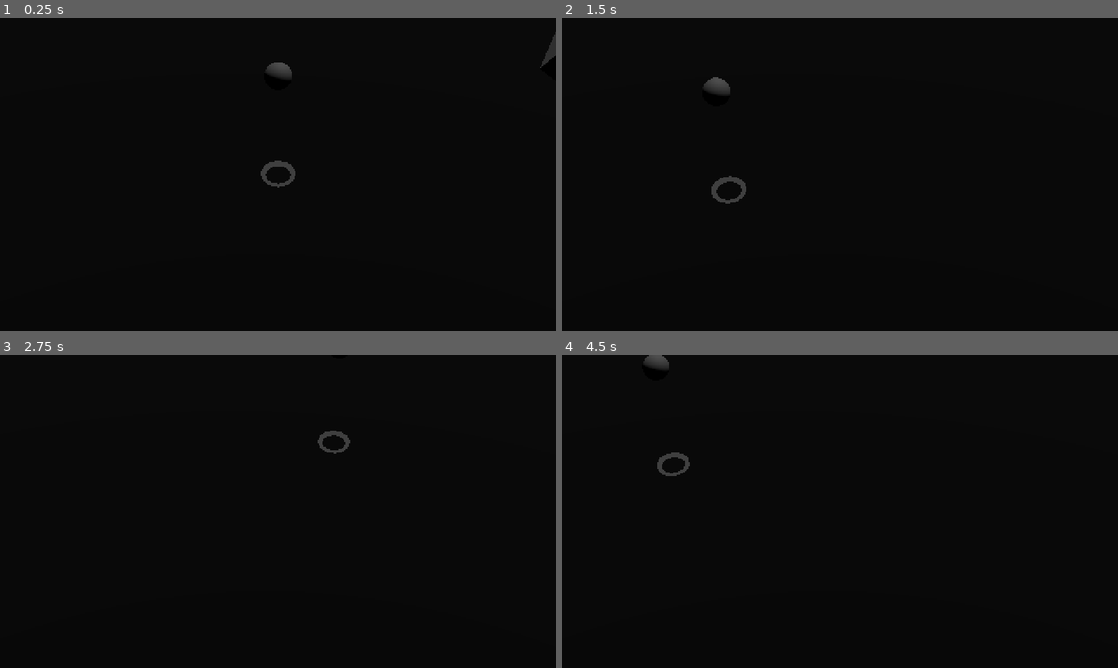
Above: before the commit, frames 1-4 (two rows, left to right).
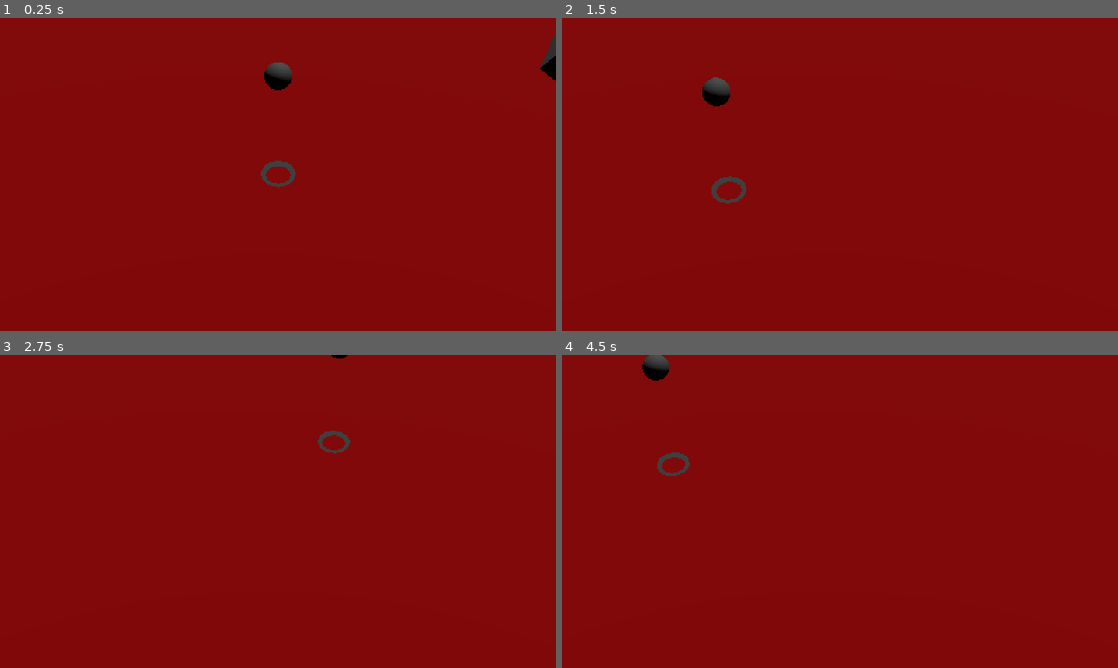
Above: after the commit, the same moments.

Repository: nulture/micro_jam_017_islands
Game: Godot game, scene res://scenes/world.tscn
Same seed, same stepped clock (60 frames per second), same inputs: the game is played once before the commit and once after it.
Inputs (mouse positions are in pixels of both pictures, inside the frame that each line leads up to):
- Up to frame 1 (0.25 s): no input
- Up to frame 2 (1.5 s): move the mouse to (962, 158) at 0.52 s; tap S (camera_down) at 0.6 s; tap Enter at 1.25 s; move the mouse to (728, 190) at 1.27 s; tap A (camera_left) at 1.35 s
- Up to frame 3 (2.75 s): tap Space at 2 s; move the mouse to (333, 442) at 2.02 s; tap D (camera_right) at 2.1 s
- Up to frame 4 (4.5 s): tap Enter at 2.75, 4.25 s; move the mouse to (812, 574) at 2.77 s; tap Shift (camera_sprint) at 2.85 s; tap Space at 3.5 s; move the mouse to (1006, 558) at 3.52 s; tap W (camera_up) at 3.6 s; move the mouse to (673, 464) at 4.27 s; tap 1 (tool_slot_1) at 4.35 s

The runs differ from the first frame. In frame 1, 99% of the frame differs, in the area x 0-100%, y 0-100%; in frame 2, 99%; in frame 3, 100%; in frame 4, 99%.

Commit message:
Added colors to terrain shader

Diff:
--- a/assets/shaders/world_terrain.tres
+++ b/assets/shaders/world_terrain.tres
@@ -1,39 +1,72 @@
-[gd_resource type="VisualShader" load_steps=16 format=3 uid="uid://bux13181thg4m"]
-
-[ext_resource type="Texture2D" uid="uid://dcrjc8p1lpn6w" path="res://assets/textures/t_grid_bw.png" id="1_yq6vl"]
-
-[sub_resource type="VisualShaderNodeParameterRef" id="VisualShaderNodeParameterRef_cf63i"]
+[gd_resource type="VisualShader" load_steps=27 format=3 uid="uid://bux13181thg4m"]
+
+[sub_resource type="VisualShaderNodeColorConstant" id="VisualShaderNodeColorConstant_ydwyn"]
+constant = Color(1, 0, 0, 1)
+
+[sub_resource type="VisualShaderNodeColorConstant" id="VisualShaderNodeColorConstant_bc3di"]
+constant = Color(0, 1, 0, 1)
+
+[sub_resource type="VisualShaderNodeColorConstant" id="VisualShaderNodeColorConstant_8aj5y"]
+constant = Color(0, 0, 1, 1)
+
+[sub_resource type="VisualShaderNodeTexture2DParameter" id="VisualShaderNodeTexture2DParameter_en60m"]
+parameter_name = "paint"
+color_default = 1
+texture_repeat = 2
+
+[sub_resource type="VisualShaderNodeTexture" id="VisualShaderNodeTexture_b7vdd"]
+source = 5
+
+[sub_resource type="VisualShaderNodeVectorDecompose" id="VisualShaderNodeVectorDecompose_kxlsd"]
+
+[sub_resource type="VisualShaderNodeMix" id="VisualShaderNodeMix_s5l6s"]
+default_input_values = [0, Vector3(0, 0, 0), 1, Vector3(1, 1, 1), 2, 0.5]
+op_type = 4
+
+[sub_resource type="VisualShaderNodeColorConstant" id="VisualShaderNodeColorConstant_vjcmm"]
+constant = Color(1, 0, 0, 1)
+
+[sub_resource type="VisualShaderNodeMix" id="VisualShaderNodeMix_u7dmv"]
+default_input_values = [0, Vector3(0, 0, 0), 1, Vector3(1, 1, 1), 2, 0.5]
+op_type = 4
+
+[sub_resource type="VisualShaderNodeMix" id="VisualShaderNodeMix_me2uc"]
+default_input_values = [0, Vector3(0, 0, 0), 1, Vector3(1, 1, 1), 2, 0.5]
+op_type = 4
+
+[sub_resource type="VisualShaderNodeParameterRef" id="VisualShaderNodeParameterRef_e0rmy"]
 parameter_name = "height"
 param_type = 9
 
-[sub_resource type="VisualShaderNodeTexture" id="VisualShaderNodeTexture_u6b0j"]
+[sub_resource type="VisualShaderNodeTexture" id="VisualShaderNodeTexture_bagyw"]
 source = 5
-texture = ExtResource("1_yq6vl")
-texture_type = 1
-
-[sub_resource type="VisualShaderNodeVectorDecompose" id="VisualShaderNodeVectorDecompose_8o0o6"]
+
+[sub_resource type="VisualShaderNodeColorOp" id="VisualShaderNodeColorOp_ece3x"]
+operator = 5
+
+[sub_resource type="VisualShaderNodeVectorDecompose" id="VisualShaderNodeVectorDecompose_43ox0"]
 default_input_values = [0, Quaternion(0, 0, 0, 0)]
 op_type = 2
 
-[sub_resource type="VisualShaderNodeTexture2DParameter" id="VisualShaderNodeTexture2DParameter_03eg1"]
-parameter_name = "albedo"
-texture_filter = 1
-
-[sub_resource type="VisualShaderNodeInput" id="VisualShaderNodeInput_molju"]
-input_name = "uv"
-
-[sub_resource type="VisualShaderNodeVectorOp" id="VisualShaderNodeVectorOp_8de3y"]
-default_input_values = [0, Vector2(0, 0), 1, Vector2(0, 0)]
-op_type = 0
-operator = 2
-
-[sub_resource type="VisualShaderNodeVec2Parameter" id="VisualShaderNodeVec2Parameter_0f7xa"]
-parameter_name = "uv_scale"
+[sub_resource type="VisualShaderNodeClamp" id="VisualShaderNodeClamp_xv0qt"]
+
+[sub_resource type="VisualShaderNodeRemap" id="VisualShaderNodeRemap_cdam0"]
+
+[sub_resource type="VisualShaderNodeFloatParameter" id="VisualShaderNodeFloatParameter_gq3md"]
+parameter_name = "height_light"
 default_value_enabled = true
-default_value = Vector2(1, 1)
-
-[sub_resource type="VisualShaderNodeTexture" id="VisualShaderNodeTexture_wwknw"]
-source = 5
+default_value = 50.0
+
+[sub_resource type="VisualShaderNodeFloatParameter" id="VisualShaderNodeFloatParameter_uyc8t"]
+parameter_name = "height_light_min"
+default_value_enabled = true
+
+[sub_resource type="VisualShaderNodeFloatOp" id="VisualShaderNodeFloatOp_ls5l6"]
+
+[sub_resource type="VisualShaderNodeFloatParameter" id="VisualShaderNodeFloatParameter_e8tvq"]
+parameter_name = "height_emission"
+default_value_enabled = true
+default_value = 1.0
 
 [sub_resource type="VisualShaderNodeTexture2DParameter" id="VisualShaderNodeTexture2DParameter_ybj1y"]
 parameter_name = "height"
@@ -59,6 +92,10 @@
 render_mode blend_mix, depth_draw_opaque, cull_back, diffuse_lambert, specular_schlick_ggx;
 
 uniform sampler2D height : hint_default_black, repeat_disable;
+uniform sampler2D paint : hint_default_black, repeat_disable;
+uniform float height_light_min = 0;
+uniform float height_light = 50;
+uniform float height_emission = 1;
 
 
 
@@ -96,17 +133,100 @@
 }
 
 void fragment() {
-	vec4 n_out9p0;
-// Texture2D:9
-	n_out9p0 = texture(height, UV);
+// ColorConstant:18
+	vec4 n_out18p0 = vec4(1.000000, 0.000000, 0.000000, 1.000000);
+
+
+// ColorConstant:11
+	vec4 n_out11p0 = vec4(1.000000, 0.000000, 0.000000, 1.000000);
+
+
+	vec4 n_out15p0;
+// Texture2D:15
+	n_out15p0 = texture(paint, UV);
+
+
+// VectorDecompose:16
+	float n_out16p0 = vec3(n_out15p0.xyz).x;
+	float n_out16p1 = vec3(n_out15p0.xyz).y;
+	float n_out16p2 = vec3(n_out15p0.xyz).z;
+
+
+// Mix:17
+	vec3 n_out17p0 = mix(vec3(n_out18p0.xyz), vec3(n_out11p0.xyz), n_out16p0);
+
+
+// ColorConstant:12
+	vec4 n_out12p0 = vec4(0.000000, 1.000000, 0.000000, 1.000000);
+
+
+// Mix:19
+	vec3 n_out19p0 = mix(n_out17p0, vec3(n_out12p0.xyz), n_out16p1);
+
+
+// ColorConstant:13
+	vec4 n_out13p0 = vec4(0.000000, 0.000000, 1.000000, 1.000000);
+
+
+// Mix:20
+	vec3 n_out20p0 = mix(n_out19p0, vec3(n_out13p0.xyz), n_out16p2);
+
+
+	vec4 n_out22p0;
+// Texture2D:22
+	n_out22p0 = texture(height, UV);
+
+
+// VectorDecompose:24
+	float n_out24p0 = n_out22p0.x;
+	float n_out24p1 = n_out22p0.y;
+	float n_out24p2 = n_out22p0.z;
+	float n_out24p3 = n_out22p0.w;
+
+
+// FloatParameter:28
+	float n_out28p0 = height_light_min;
+
+
+// FloatParameter:27
+	float n_out27p0 = height_light;
+
+
+// FloatOp:29
+	float n_out29p0 = n_out28p0 + n_out27p0;
+
+
+	float n_out26p0;
+// Remap:26
+	float n_in26p3 = 0.00000;
+	float n_in26p4 = 1.00000;
+	{
+		float __input_range = n_out29p0 - n_out28p0;
+		float __output_range = n_in26p4 - n_in26p3;
+		n_out26p0 = n_in26p3 + __output_range * ((n_out24p0 - n_out28p0) / __input_range);
+	}
+
+
+// FloatParameter:30
+	float n_out30p0 = height_emission;
+
+
+// Clamp:25
+	float n_in25p1 = 0.00000;
+	float n_out25p0 = clamp(n_out26p0, n_in25p1, n_out30p0);
+
+
+// ColorOp:23
+	vec3 n_out23p0 = (n_out20p0) / (vec3(1.0) - vec3(n_out25p0));
 
 
 // Output:0
-	ALBEDO = vec3(n_out9p0.xyz);
+	ALBEDO = n_out23p0;
 
 
 }
 "
+graph_offset = Vector2(-1428.46, 294.48)
 nodes/vertex/2/node = SubResource("VisualShaderNodeTexture2DParameter_ybj1y")
 nodes/vertex/2/position = Vector2(-660, 140)
 nodes/vertex/3/node = SubResource("VisualShaderNodeTexture_e363y")
@@ -120,20 +240,45 @@
 nodes/vertex/7/node = SubResource("VisualShaderNodeVectorDecompose_7hx1m")
 nodes/vertex/7/position = Vector2(-151, 442)
 nodes/vertex/connections = PackedInt32Array(2, 0, 3, 2, 3, 0, 4, 0, 5, 0, 0, 0, 4, 0, 5, 1, 6, 0, 7, 0, 7, 0, 5, 0, 7, 2, 5, 2)
-nodes/fragment/2/node = SubResource("VisualShaderNodeTexture_u6b0j")
-nodes/fragment/2/position = Vector2(-160, 200)
-nodes/fragment/3/node = SubResource("VisualShaderNodeVectorDecompose_8o0o6")
-nodes/fragment/3/position = Vector2(116.305, 298.037)
-nodes/fragment/4/node = SubResource("VisualShaderNodeTexture2DParameter_03eg1")
-nodes/fragment/4/position = Vector2(-560, 220)
-nodes/fragment/5/node = SubResource("VisualShaderNodeInput_molju")
-nodes/fragment/5/position = Vector2(-840, -40)
-nodes/fragment/6/node = SubResource("VisualShaderNodeVectorOp_8de3y")
-nodes/fragment/6/position = Vector2(-460, 0)
-nodes/fragment/7/node = SubResource("VisualShaderNodeVec2Parameter_0f7xa")
-nodes/fragment/7/position = Vector2(-820, 100)
-nodes/fragment/9/node = SubResource("VisualShaderNodeTexture_wwknw")
-nodes/fragment/9/position = Vector2(-180, 500)
-nodes/fragment/10/node = SubResource("VisualShaderNodeParameterRef_cf63i")
-nodes/fragment/10/position = Vector2(-540, 580)
-nodes/fragment/connections = PackedInt32Array(2, 0, 3, 0, 4, 0, 2, 2, 5, 0, 6, 0, 6, 0, 2, 0, 7, 0, 6, 1, 9, 0, 0, 0, 10, 0, 9, 2)
+nodes/fragment/0/position = Vector2(-140, 580)
+nodes/fragment/11/node = SubResource("VisualShaderNodeColorConstant_ydwyn")
+nodes/fragment/11/position = Vector2(-1000, 80)
+nodes/fragment/12/node = SubResource("VisualShaderNodeColorConstant_bc3di")
+nodes/fragment/12/position = Vector2(-1000, 220)
+nodes/fragment/13/node = SubResource("VisualShaderNodeColorConstant_8aj5y")
+nodes/fragment/13/position = Vector2(-1000, 360)
+nodes/fragment/14/node = SubResource("VisualShaderNodeTexture2DParameter_en60m")
+nodes/fragment/14/position = Vector2(-1600, 460)
+nodes/fragment/15/node = SubResource("VisualShaderNodeTexture_b7vdd")
+nodes/fragment/15/position = Vector2(-1260, 460)
+nodes/fragment/16/node = SubResource("VisualShaderNodeVectorDecompose_kxlsd")
+nodes/fragment/16/position = Vector2(-1000, 460)
+nodes/fragment/17/node = SubResource("VisualShaderNodeMix_s5l6s")
+nodes/fragment/17/position = Vector2(-600, 80)
+nodes/fragment/18/node = SubResource("VisualShaderNodeColorConstant_vjcmm")
+nodes/fragment/18/position = Vector2(-1000, -60)
+nodes/fragment/19/node = SubResource("VisualShaderNodeMix_u7dmv")
+nodes/fragment/19/position = Vector2(-600, 220)
+nodes/fragment/20/node = SubResource("VisualShaderNodeMix_me2uc")
+nodes/fragment/20/position = Vector2(-600, 360)
+nodes/fragment/21/node = SubResource("VisualShaderNodeParameterRef_e0rmy")
+nodes/fragment/21/position = Vector2(-1600, 860)
+nodes/fragment/22/node = SubResource("VisualShaderNodeTexture_bagyw")
+nodes/fragment/22/position = Vector2(-1260, 860)
+nodes/fragment/23/node = SubResource("VisualShaderNodeColorOp_ece3x")
+nodes/fragment/23/position = Vector2(-400, 560)
+nodes/fragment/24/node = SubResource("VisualShaderNodeVectorDecompose_43ox0")
+nodes/fragment/24/position = Vector2(-1000, 860)
+nodes/fragment/25/node = SubResource("VisualShaderNodeClamp_xv0qt")
+nodes/fragment/25/position = Vector2(-600, 1000)
+nodes/fragment/26/node = SubResource("VisualShaderNodeRemap_cdam0")
+nodes/fragment/26/position = Vector2(-800, 1000)
+nodes/fragment/27/node = SubResource("VisualShaderNodeFloatParameter_gq3md")
+nodes/fragment/27/position = Vector2(-1600, 1200)
+nodes/fragment/28/node = SubResource("VisualShaderNodeFloatParameter_uyc8t")
+nodes/fragment/28/position = Vector2(-1600, 980)
+nodes/fragment/29/node = SubResource("VisualShaderNodeFloatOp_ls5l6")
+nodes/fragment/29/position = Vector2(-1000, 1180)
+nodes/fragment/30/node = SubResource("VisualShaderNodeFloatParameter_e8tvq")
+nodes/fragment/30/position = Vector2(-1000, 1340)
+nodes/fragment/connections = PackedInt32Array(14, 0, 15, 2, 15, 0, 16, 0, 11, 0, 17, 1, 16, 0, 17, 2, 17, 0, 19, 0, 12, 0, 19, 1, 19, 0, 20, 0, 13, 0, 20, 1, 16, 1, 19, 2, 16, 2, 20, 2, 18, 0, 17, 0, 21, 0, 22, 2, 20, 0, 23, 0, 22, 0, 24, 0, 24, 0, 26, 0, 26, 0, 25, 0, 25, 0, 23, 1, 23, 0, 0, 0, 28, 0, 29, 0, 27, 0, 29, 1, 29, 0, 26, 2, 28, 0, 26, 1, 30, 0, 25, 2)
